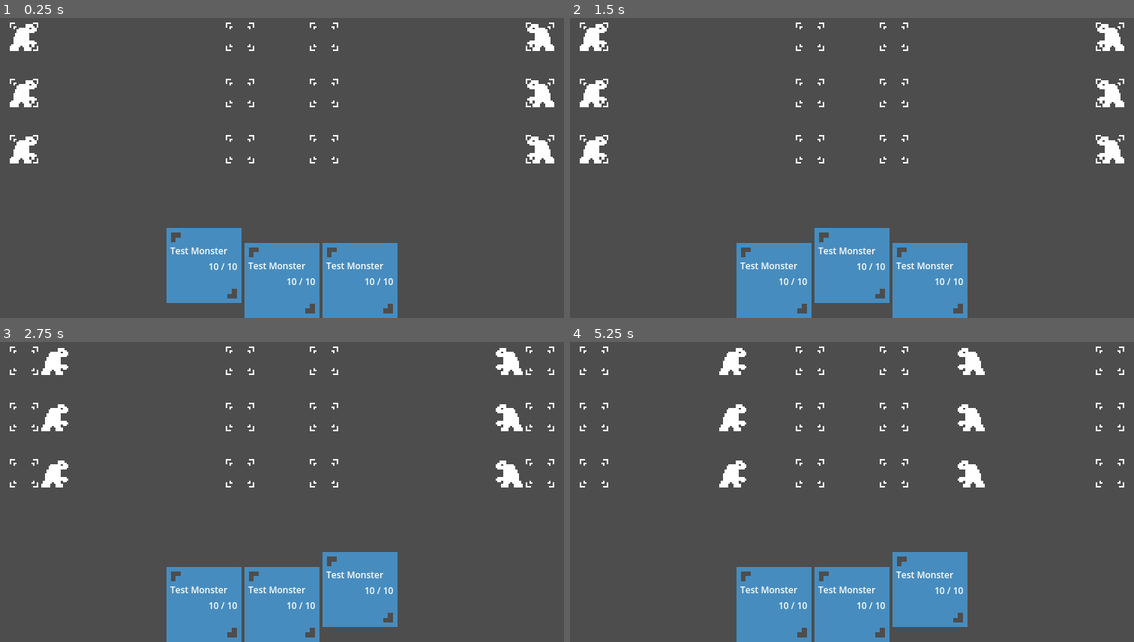
Above: before the commit, frames 1-4 (two rows, left to right).
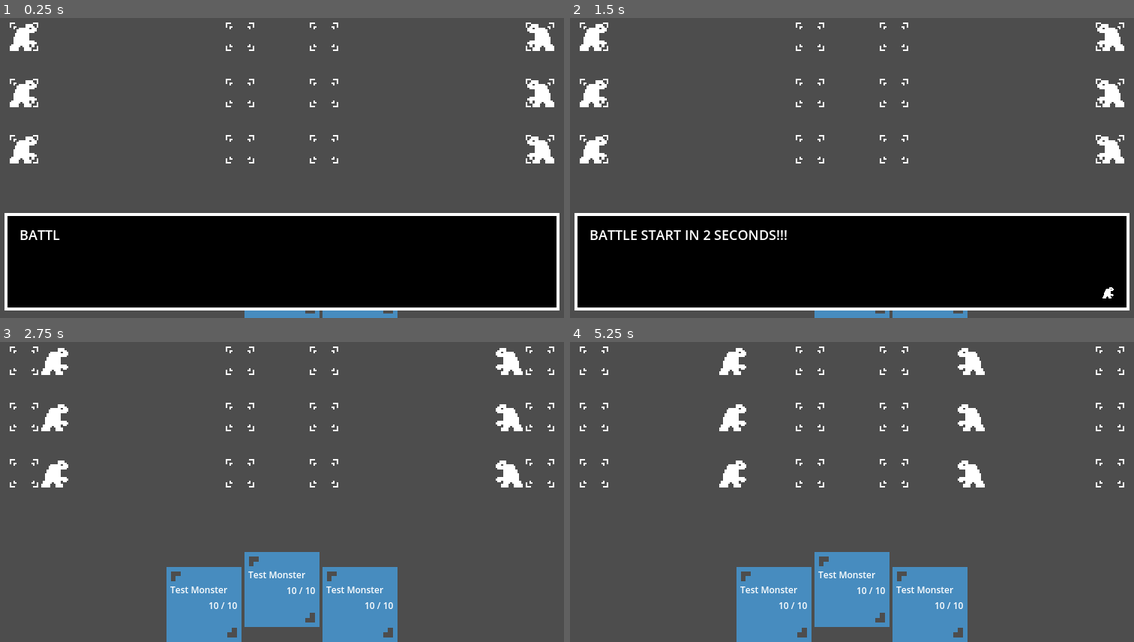
Above: after the commit, the same moments.

Repository: IsaelGabriel/tamer-game
Game: Godot game, scene res://nodes/battle_scene.tscn
The game is run twice, just before and just after one commit, with the same random seed, the same clock (stepped at 60 frames per second) and the same inputs.
Inputs:
- Up to frame 1 (0.25 s): no input
- Up to frame 2 (1.5 s): tap Enter (ui_accept) at 0.5, 0.77, 1.25 s; hold Right (ui_right) 0.53-1.28 s; hold Down (ui_down) from 1.28 s (still down)
- Up to frame 3 (2.75 s): tap Enter (ui_accept) at 1.52, 2 s; release Down (ui_down) at 2.03 s; hold Right (ui_right) from 2.03 s (still down)
- Up to frame 4 (5.25 s): release Right (ui_right) at 2.78 s; hold Up (ui_up) 2.78-3.53 s; tap Enter (ui_accept) at 3.02, 3.77, 4.52 s; hold Left (ui_left) 3.53-5.03 s; hold Down (ui_down) from 5.03 s (still down)

The runs differ from the first frame. In frame 1, 32% of the frame differs, in the area x 0-100%, y 65-98%; in frame 2, 33%, in the area x 0-100%, y 65-100%; in frame 3, 3.2%; in frame 4, 3.2%.

Commit message:
Change on DialogBox char time

Diff:
--- a/scripts/battle_manager.gd
+++ b/scripts/battle_manager.gd
@@ -55,6 +55,7 @@
 
 	generate_monster_cards()
 	movement_countdown()
+	DialogHandler.display_dialog("BATTLE START IN %d SECONDS!!!" % int(movement_start_countdown))
 
 func calculate_monster_y(index: int, total: int) -> float:
 	var height = get_viewport().content_scale_size.y - (bottom_margin + top_margin)
--- a/scripts/dialog_box.gd
+++ b/scripts/dialog_box.gd
@@ -2,7 +2,7 @@
 
 class_name DialogBox
 
-const CHAR_TIME = 0.05
+const CHAR_TIME = 0.025
 
 @onready var dialog_text = $MarginContainer/MarginContainer/HBoxContainer/DialogText
 @onready var next_icon = $MarginContainer/MarginContainer/HBoxContainer/NextIcon
